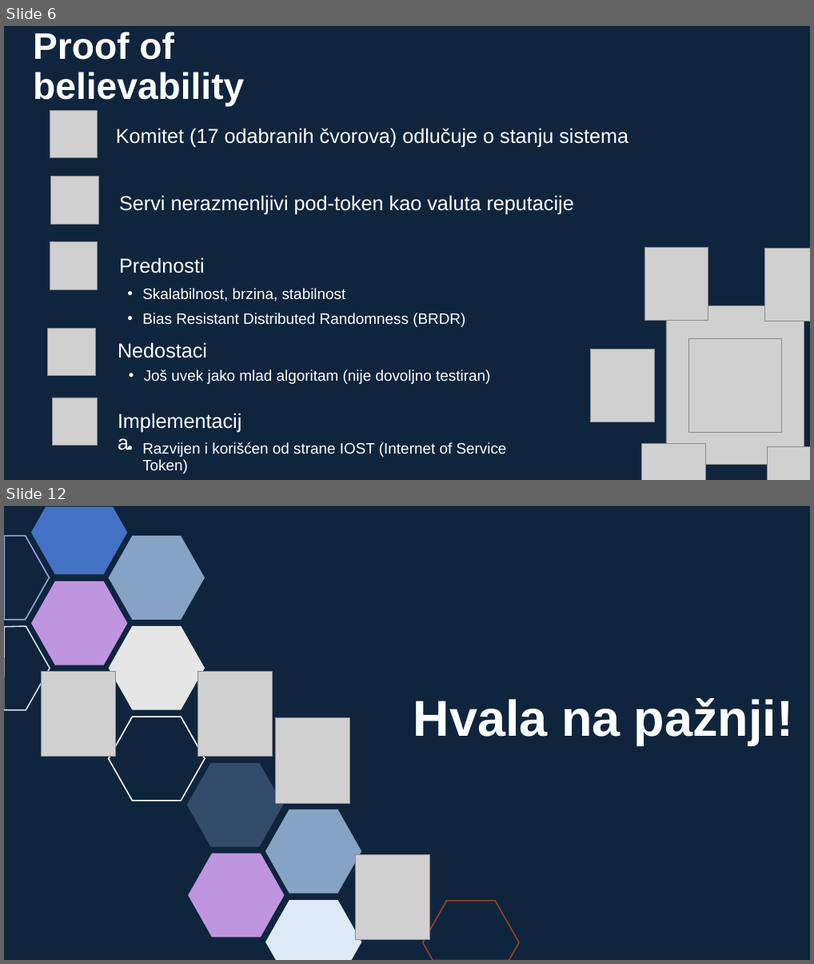
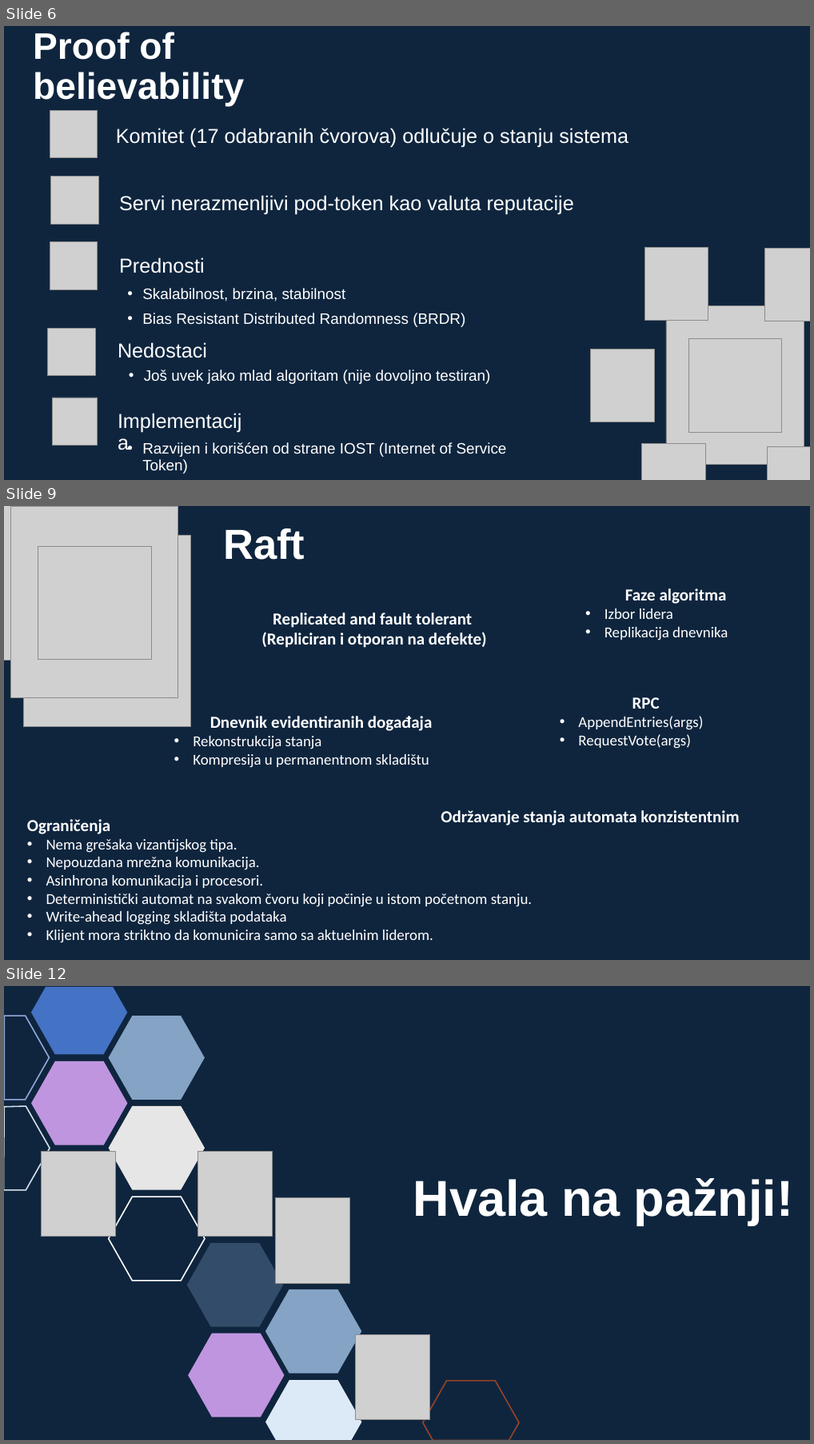
Before and after one commit to sssteeefaaan/master-I, a slide deck: pdasp/seminarski/konsenzus-algoritmi/konsenzus-algoritmi.pptx. Shown one above the other, each under a label of ours: slides 6 and 12 before the commit, slides 6, 9 and 12 after it; the slides between them are not shown. The pictures are 814x964 and 814x1444 pixels, drawn with LibreOffice and Linux fonts; fonts in the diff are those of the drawing; grey boxes stand for pictures. Boxes give left, top, right and bottom in pixels: in the first picture for what was removed or moved away, otherwise in the second. Text is boxed around its words. In the diff, an @@ line names an element or a change of style, - is before the commit and + after.

```diff
--- a/pdasp/seminarski/konsenzus-algoritmi/konsenzus-algoritmi.pptx
+++ b/pdasp/seminarski/konsenzus-algoritmi/konsenzus-algoritmi.pptx
@@ slide 9 added at [4,506,810,960], background #0F253E @@
@@ picture added at [4,506,152,660] @@
@@ picture added at [10,506,178,698] @@
@@ title added at [223,528,305,560], 50 pt, text #FFFFFF, bold @@
+Raft
@@ picture added at [23,535,191,727] @@
@@ picture added at [38,546,151,659] @@
@@ text added at [605,588,728,640], 18 pt, text #FFFFFF @@
+Faze algoritma
+• Izbor lidera
+• Replikacija dnevnika
@@ text added at [262,612,487,648], 20 pt, text #FFFFFF, bold @@
+Replicated and fault tolerant
+(Repliciran i otporan na defekte)
@@ text added at [578,697,703,748], 18 pt, text #FFFFFF @@
+RPC
+• AppendEntries(args)
+• RequestVote(args)
@@ text added at [193,716,433,768], 18 pt, text #FFFFFF @@
+Dnevnik evidentiranih događaja
+• Rekonstrukcija stanja
+• Kompresija u permanentnom skladištu
@@ text added at [441,810,739,825], 20 pt, text #FFFFFF, bold @@
+Održavanje stanja automata konzistentnim
@@ text added at [27,819,532,943], 18 pt, text #FFFFFF @@
+Ograničenja
+• Nema grešaka vizantijskog tipa.
+• Nepouzdana mrežna komunikacija.
+• Asinhrona komunikacija i procesori.
+• Deterministički automat na svakom čvoru koji počinje u istom početnom stanju.
+• Write-ahead logging skladišta podataka
+• Klijent mora striktno da komunicira samo sa aktuelnim liderom.
```
Also in this commit, not shown: 1 slide changed, 3 other slides added, 4 slides removed, 7 other files.
